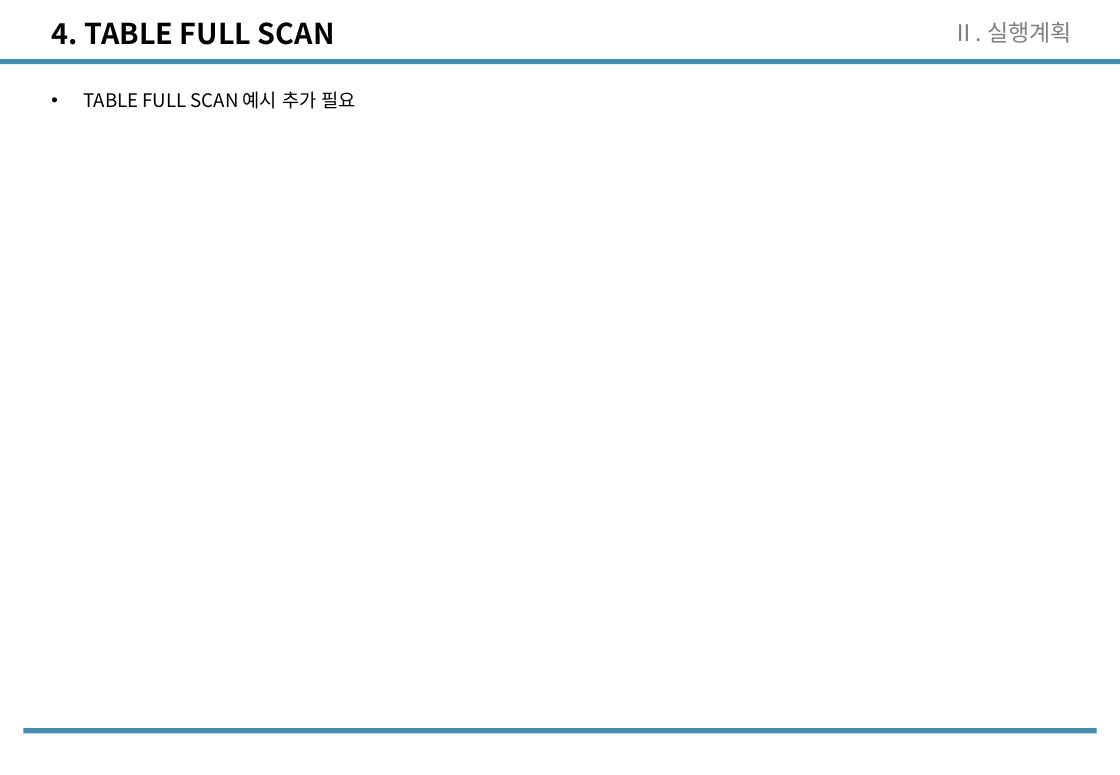
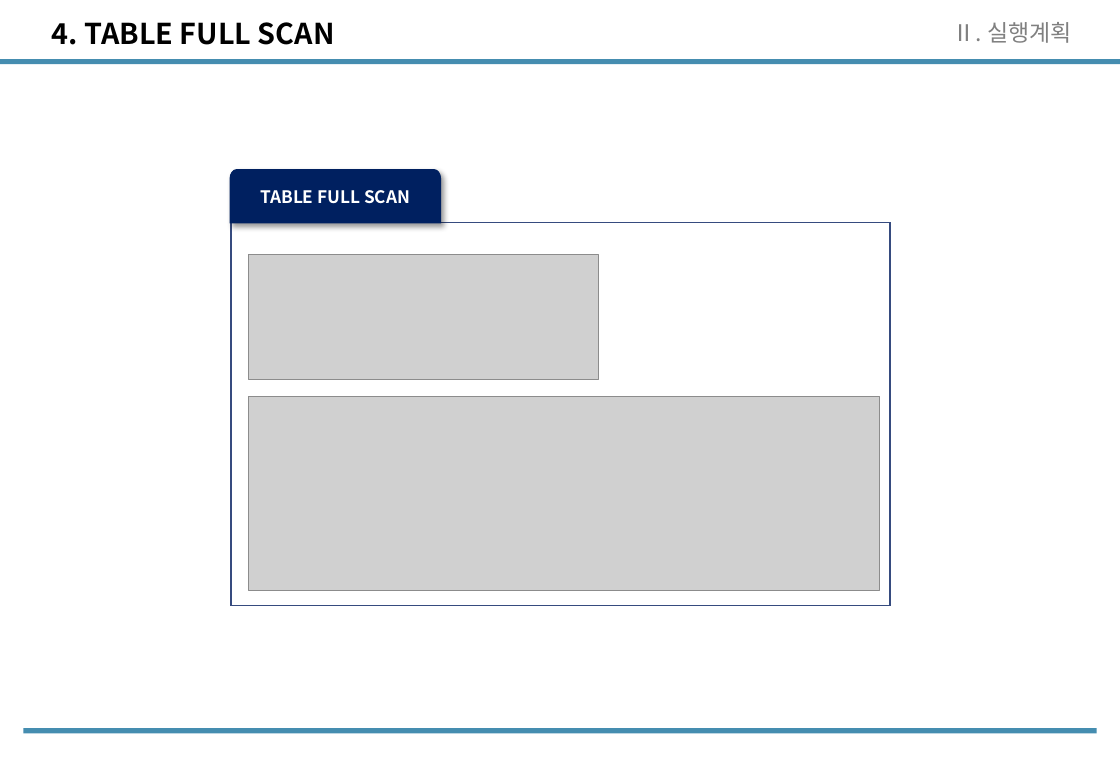
Before and after one commit to wooseok1152/SQL, a slide deck: slide 28 of SQL_seminar/SQL중상급활용_CH2.pptx. Drawn at 1120x775 pixels with LibreOffice and Linux fonts; fonts in the diff are those of the drawing; grey boxes stand for pictures. Boxes give left, top, right and bottom in pixels: in the first picture for what was removed or moved away, otherwise in the second. Text is boxed around its words. In the diff, an @@ line names an element or a change of style, - is before the commit and + after.

```diff
--- a/SQL_seminar/SQL중상급활용_CH2.pptx
+++ b/SQL_seminar/SQL중상급활용_CH2.pptx
@@ text removed at (x1=84, y1=91, x2=356, y2=109) @@
-• TABLE FULL SCAN 예시 추가 필요
@@ group added at (x1=231, y1=170, x2=890, y2=606): 2 pictures, 1 rectangle, 1 freeform shape @@
+TABLE FULL SCAN
```
Also in this commit, not shown: 4 other slides changed, 11 slides added, 1 other file.
